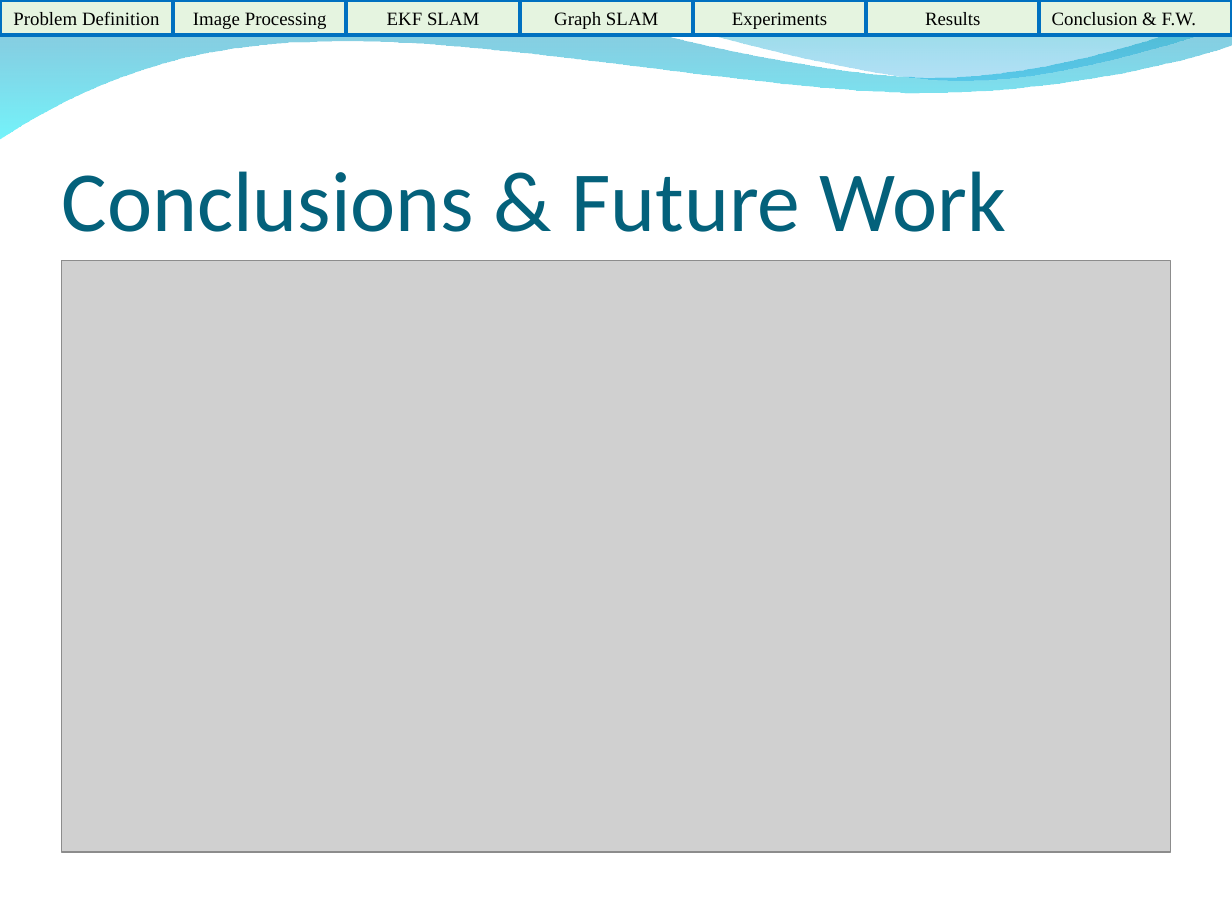
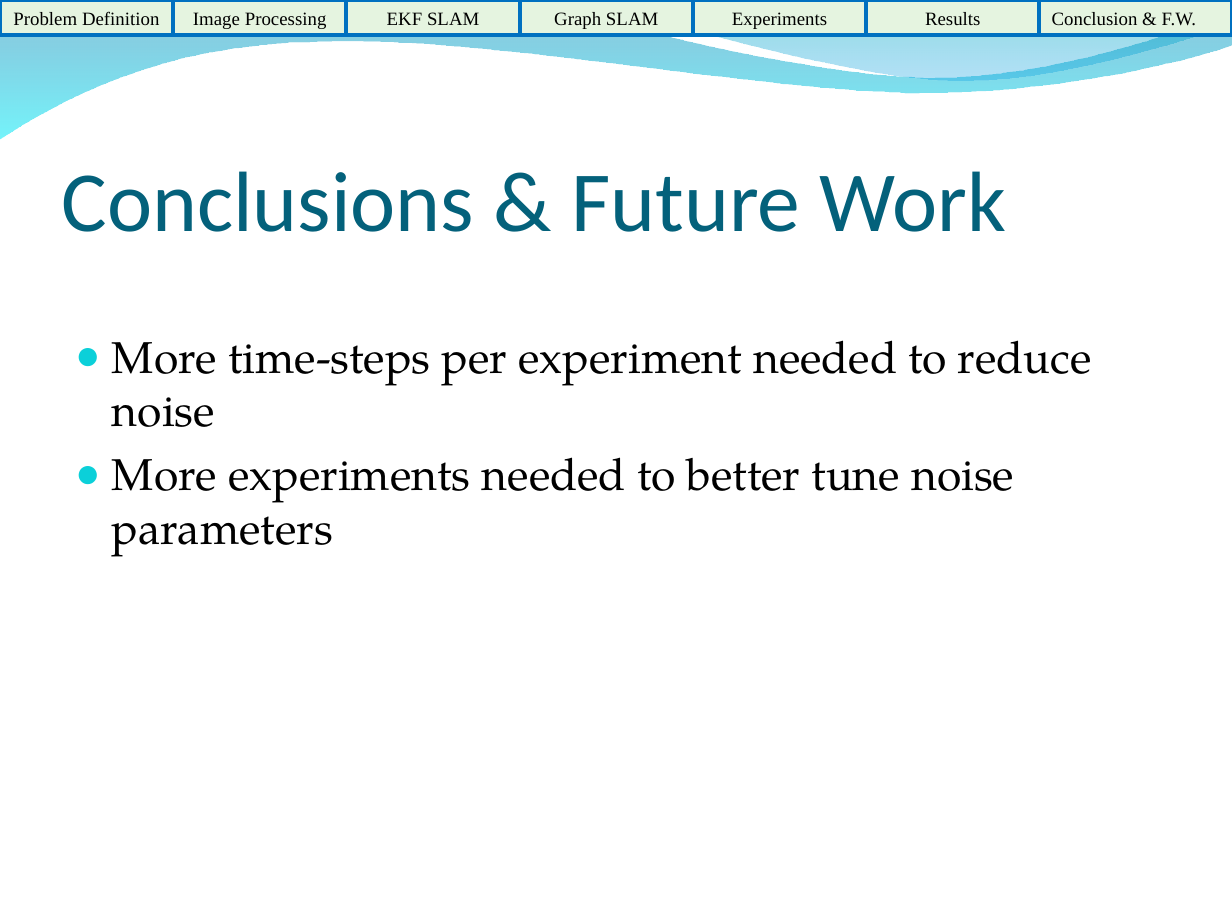
Before and after one commit to HerkyJerky/NAO-ALPHA-AS-FUCK-ROBOTS, a slide deck: slide 16 of Presentation Parts/Final Presentation.ppt (slide 15 before the commit). Drawn at 1232x924 pixels with LibreOffice and Linux fonts; fonts in the diff are those of the drawing; grey boxes stand for pictures; background and template pictures are left out. Boxes give left, top, right and bottom in pixels: in the first picture for what was removed or moved away, otherwise in the second. Text is boxed around its words. In the diff, an @@ line names an element or a change of style, - is before the commit and + after.

Commit message:
presentation

```diff
--- a/Presentation Parts/Final Presentation.ppt
+++ b/Presentation Parts/Final Presentation.ppt
@@ picture removed at box(62, 261, 1170, 853) @@
@@ text added at box(112, 340, 1092, 557), 26 pt, text #000000 @@
+● More time-steps per experiment needed to reduce noise
+● More experiments needed to better tune noise parameters
```
Also in this commit, not shown: 2 slides added, 1 slide removed.
